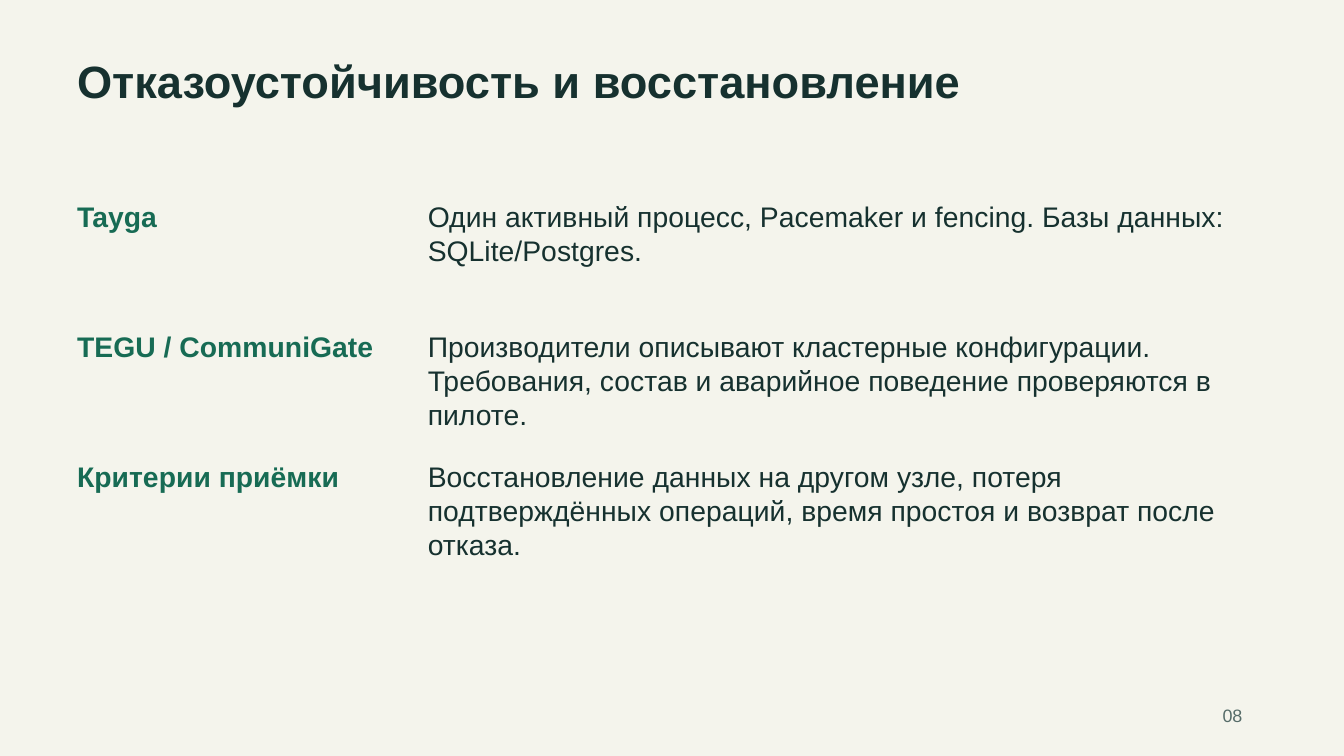
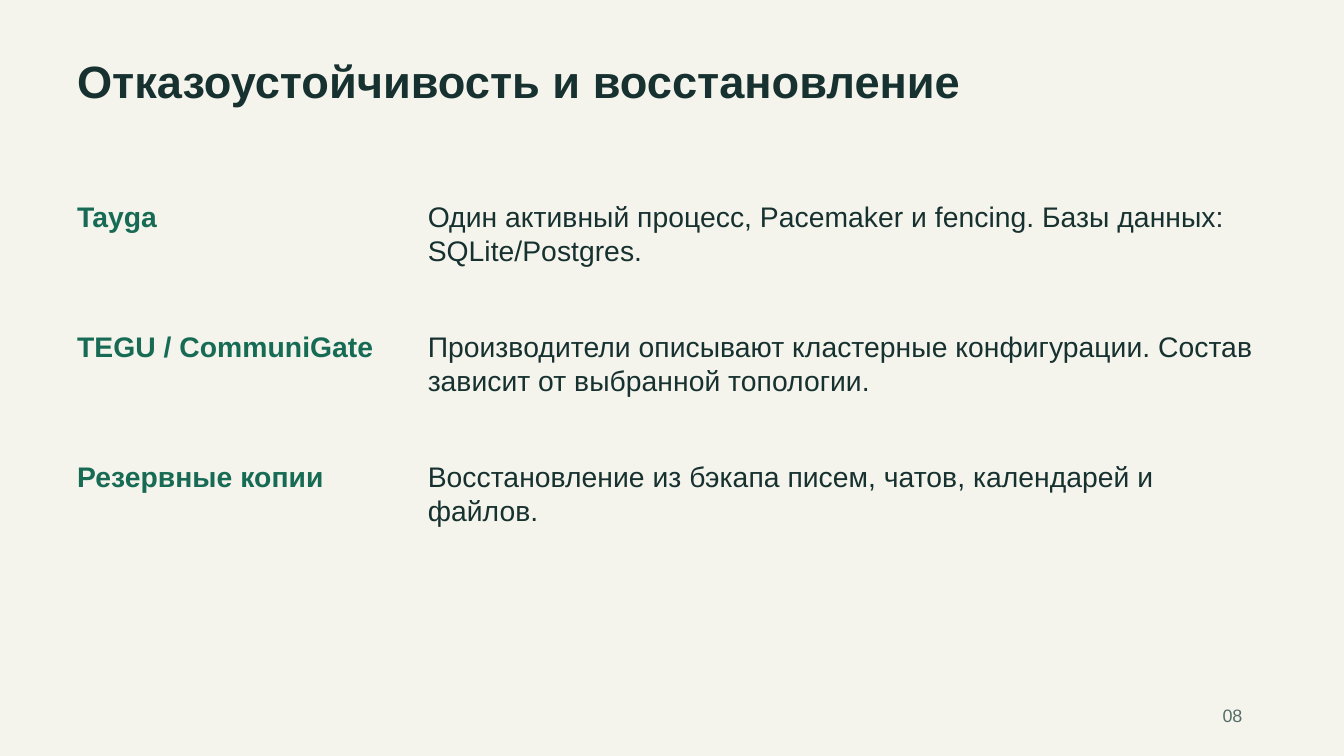
Before and after one commit to rkislov/tayga-mail-server, a slide deck: slide 8 of docs/presentations/tayga-competitors-2026-11-19.pptx. Drawn at 1344x756 pixels with LibreOffice and Linux fonts; fonts in the diff are those of the drawing. Boxes give left, top, right and bottom in pixels: in the first picture for what was removed or moved away, otherwise in the second. Text is boxed around its words. In the diff, an @@ line names an element or a change of style, - is before the commit and + after.

```diff
--- a/docs/presentations/tayga-competitors-2026-11-19.pptx
+++ b/docs/presentations/tayga-competitors-2026-11-19.pptx
@@ text at (x1=428, y1=336, x2=1252, y2=397): text changed @@
-Производители описывают кластерные конфигурации. Требования, состав и аварийное поведение проверяются в пилоте.
+Производители описывают кластерные конфигурации. Состав зависит от выбранной топологии.
@@ text at (x1=77, y1=467, x2=323, y2=493): text changed @@
-Критерии приёмки
+Резервные копии
@@ text at (x1=428, y1=466, x2=1153, y2=527): text changed @@
-Восстановление данных на другом узле, потеря подтверждённых операций, время простоя и возврат после отказа.
+Восстановление из бэкапа писем, чатов, календарей и файлов.
```
Also in this commit, not shown: 36 other slides changed, 2 slides removed, 4 other files.
